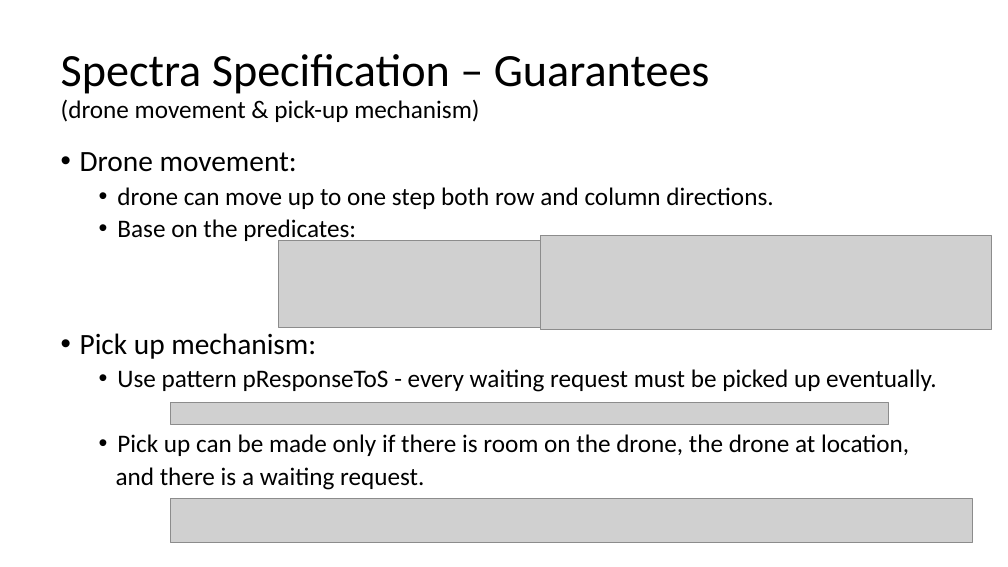
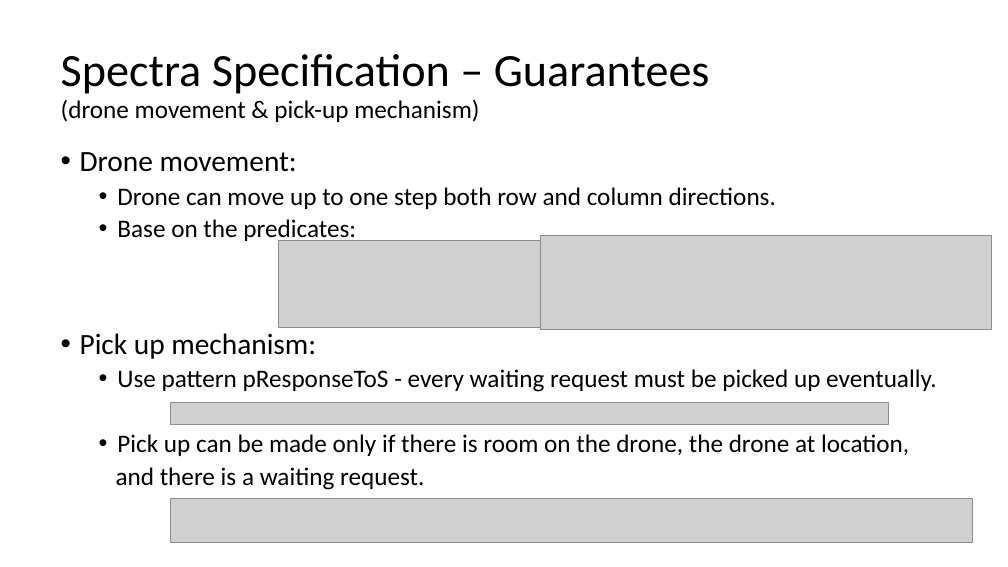
Before and after one commit to GuyHaviv37/DeliveryDroneSpectra, a slide deck: slide 8 of docs/final presentation.pptx. Drawn at 1008x567 pixels with LibreOffice and Linux fonts; fonts in the diff are those of the drawing; grey boxes stand for pictures. Boxes give left, top, right and bottom in pixels: in the first picture for what was removed or moved away, otherwise in the second. Text is boxed around its words. In the diff, an @@ line names an element or a change of style, - is before the commit and + after.

```diff
--- a/docs/final presentation.pptx
+++ b/docs/final presentation.pptx
@@ text at bbox=[117, 187, 776, 209]: text changed @@
-  • drone can move up to one step both row and column directions.
+  • Drone can move up to one step both row and column directions.
```
Also in this commit, not shown: 1 other slide changed, 1 other file.
